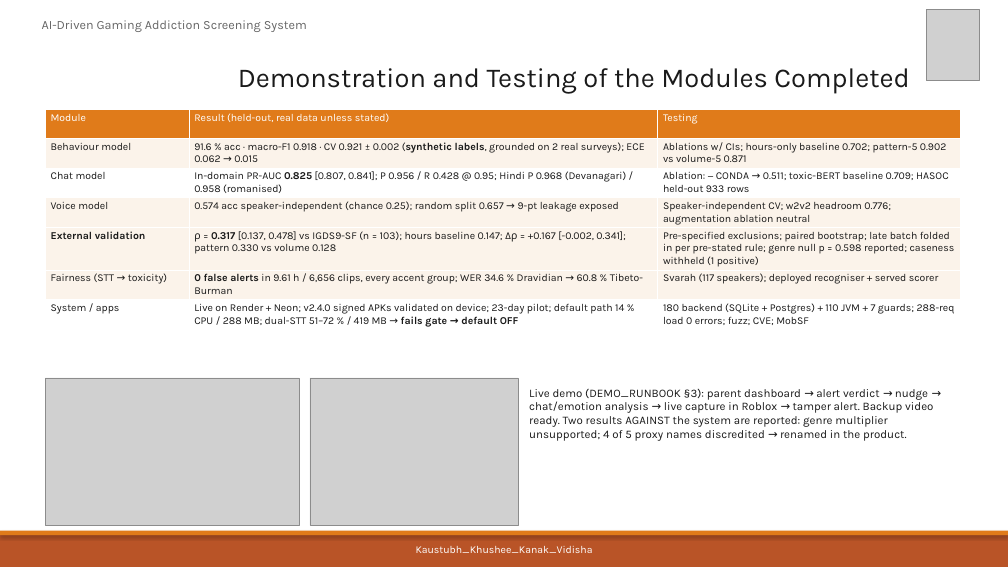
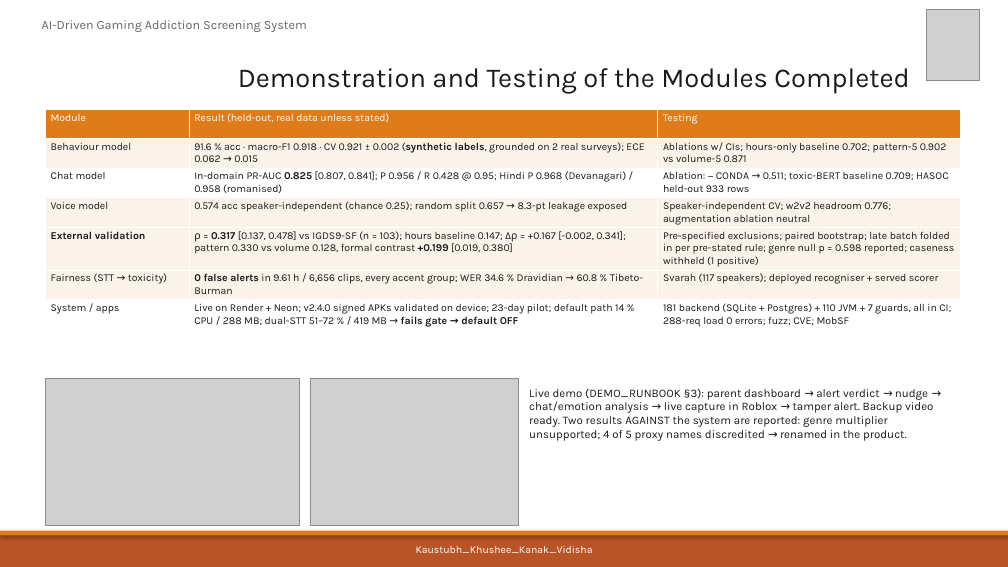
Before and after one commit to kaustubhagarwal21/gaming-addiction-detection-capstone, a slide deck: slide 9 of docs/PES_REVIEW1_DECK.pptx. Drawn at 1008x567 pixels with LibreOffice and Linux fonts; fonts in the diff are those of the drawing; grey boxes stand for pictures. Boxes give left, top, right and bottom in pixels: in the first picture for what was removed or moved away, otherwise in the second. Text is boxed around its words. In the diff, an @@ line names an element or a change of style, - is before the commit and + after.

```diff
--- a/docs/PES_REVIEW1_DECK.pptx
+++ b/docs/PES_REVIEW1_DECK.pptx
@@ table at <box>45,110,960,331</box> @@
-row 4, column 2: 0.574 acc speaker-independent (chance 0.25); random split 0.657 → 9-pt leakage exposed
+row 4, column 2: 0.574 acc speaker-independent (chance 0.25); random split 0.657 → 8.3-pt leakage exposed
-row 5, column 2: ρ = 0.317 [0.137, 0.478] vs IGDS9-SF (n = 103); hours baseline 0.147; Δρ = +0.167 [-0.002, 0.341]; pattern 0.330 vs volume 0.128
+row 5, column 2: ρ = 0.317 [0.137, 0.478] vs IGDS9-SF (n = 103); hours baseline 0.147; Δρ = +0.167 [-0.002, 0.341]; pattern 0.330 vs volume 0.128, formal contrast +0.199 [0.019, 0.380]
-row 7, column 3: 180 backend (SQLite + Postgres) + 110 JVM + 7 guards; 288-req load 0 errors; fuzz; CVE; MobSF
+row 7, column 3: 181 backend (SQLite + Postgres) + 110 JVM + 7 guards, all in CI; 288-req load 0 errors; fuzz; CVE; MobSF
```
Also in this commit, not shown: 4 other slides changed, 16 other files.
